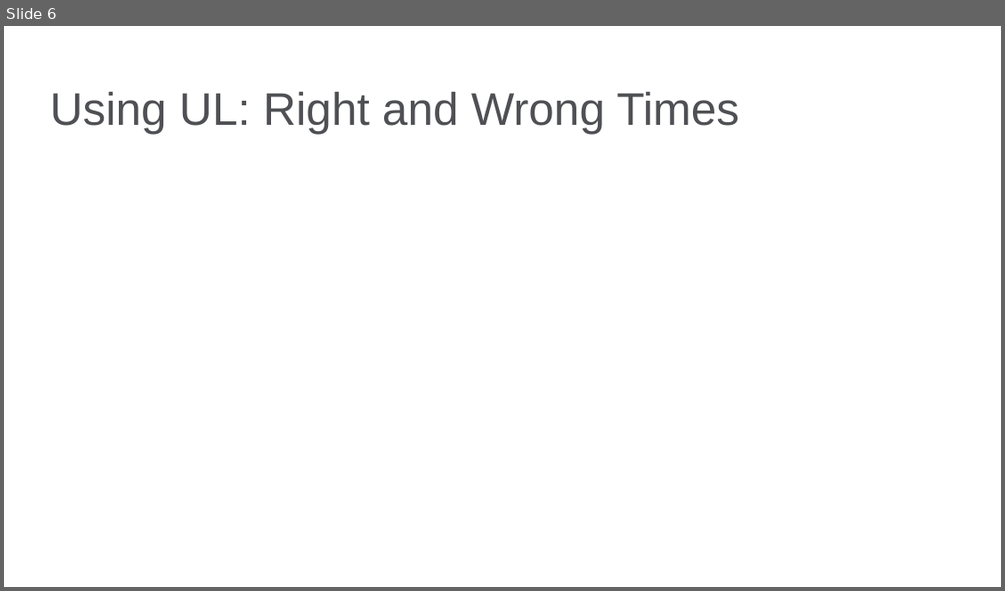
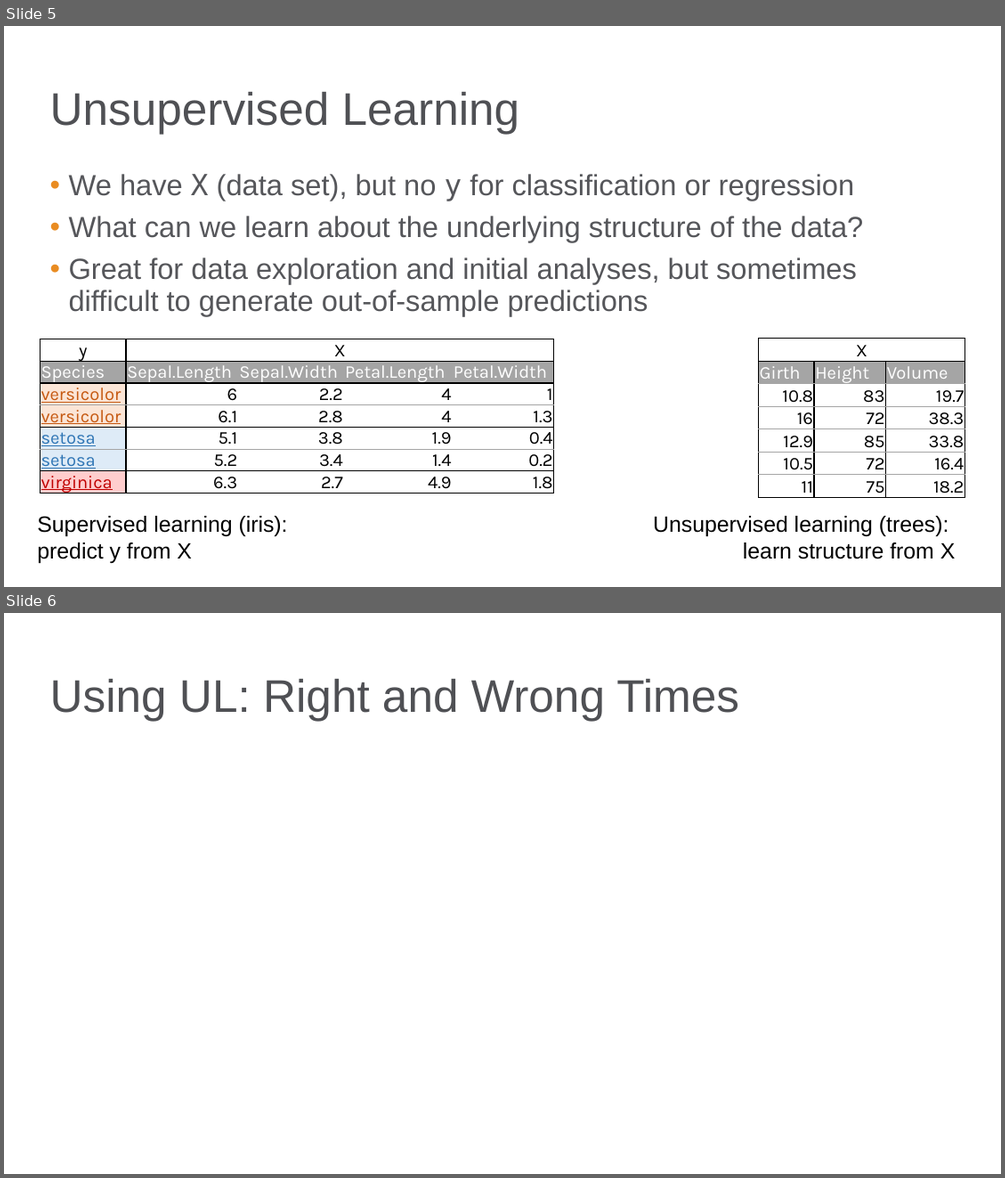
Before and after one commit to bgstieber/APRA-PD-DAS-2019, a slide deck: Generating Insights from Clustering Large Donors - BStieber APRA DAS19.pptx. Shown one above the other, each under a label of ours: slide 6 before the commit, slides 5 and 6 after it. The pictures are 1005x591 and 1005x1178 pixels, drawn with LibreOffice and Linux fonts; fonts in the diff are those of the drawing; background and template pictures are left out. Boxes give left, top, right and bottom in pixels: in the first picture for what was removed or moved away, otherwise in the second. Text is boxed around its words. In the diff, an @@ line names an element or a change of style, - is before the commit and + after.

```diff
--- a/Generating Insights from Clustering Large Donors - BStieber APRA DAS19.pptx
+++ b/Generating Insights from Clustering Large Donors - BStieber APRA DAS19.pptx
@@ slide 5 added at (4, 26, 1001, 587), background picture (left out) @@
@@ title added at (50, 92, 520, 134), 33 pt, text #4F5054 @@
+Unsupervised Learning
@@ text added at (69, 174, 864, 316), 21 pt, text #55565A @@
+• We have X (data set), but no y for classification or regression
+• What can we learn about the underlying structure of the data?
+• Great for data exploration and initial analyses, but sometimes difficult to generate out-of-sample predictions
@@ table added at (40, 339, 554, 498), 7 rows, 5 columns @@
+y | X |  |  | 
+Species | Sepal.Length | Sepal.Width | Petal.Length | Petal.Width
+versicolor | 6 | 2.2 | 4 | 1
+versicolor | 6.1 | 2.8 | 4 | 1.3
+setosa | 5.1 | 3.8 | 1.9 | 0.4
+setosa | 5.2 | 3.4 | 1.4 | 0.2
+virginica | 6.3 | 2.7 | 4.9 | 1.8
@@ table added at (759, 338, 965, 497), 7 rows, 3 columns @@
+X |  | 
+Girth | Height | Volume
+10.8 | 83 | 19.7
+16 | 72 | 38.3
+12.9 | 85 | 33.8
+10.5 | 72 | 16.4
+11 | 75 | 18.2
@@ text added at (37, 516, 288, 563), 16 pt, text #000000 @@
+Supervised learning (iris):
+predict y from X
@@ text added at (653, 516, 955, 559), 16 pt, text #000000 @@
+Unsupervised learning (trees):
+learn structure from X
```
Also in this commit, not shown: 5 slides changed, 1 other slide added, 1 slide removed, 1 other file.
